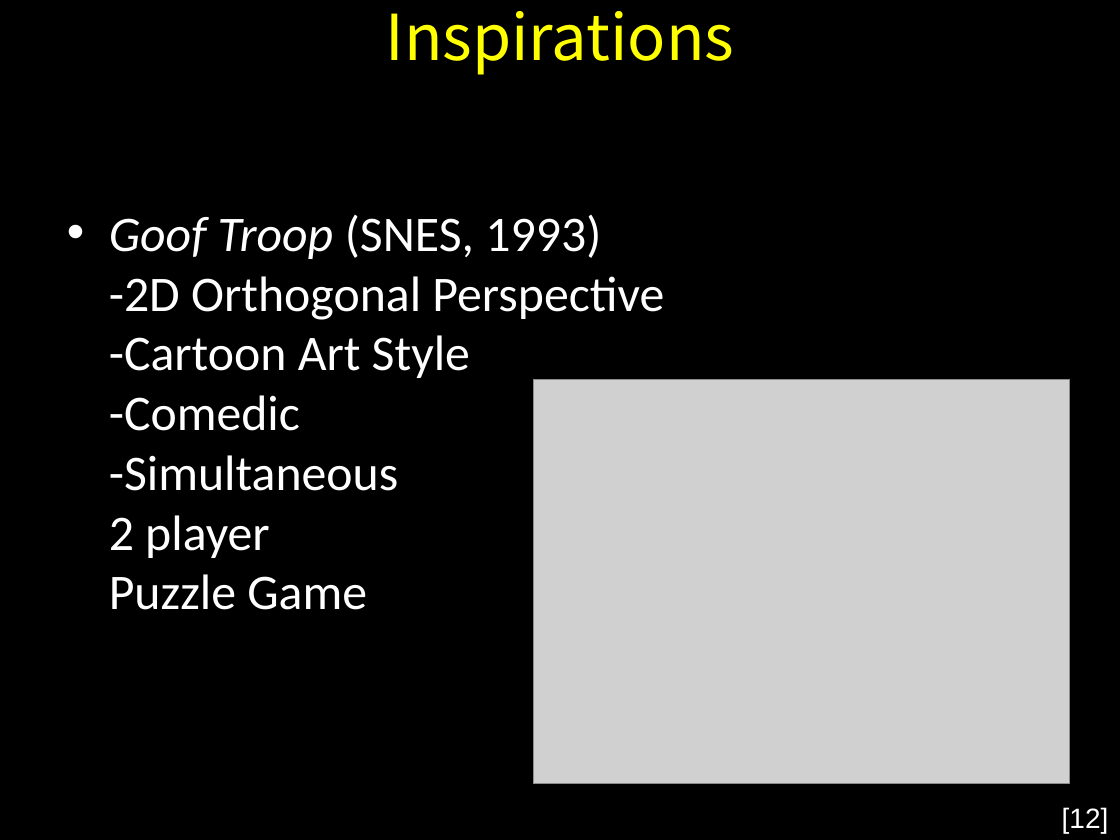
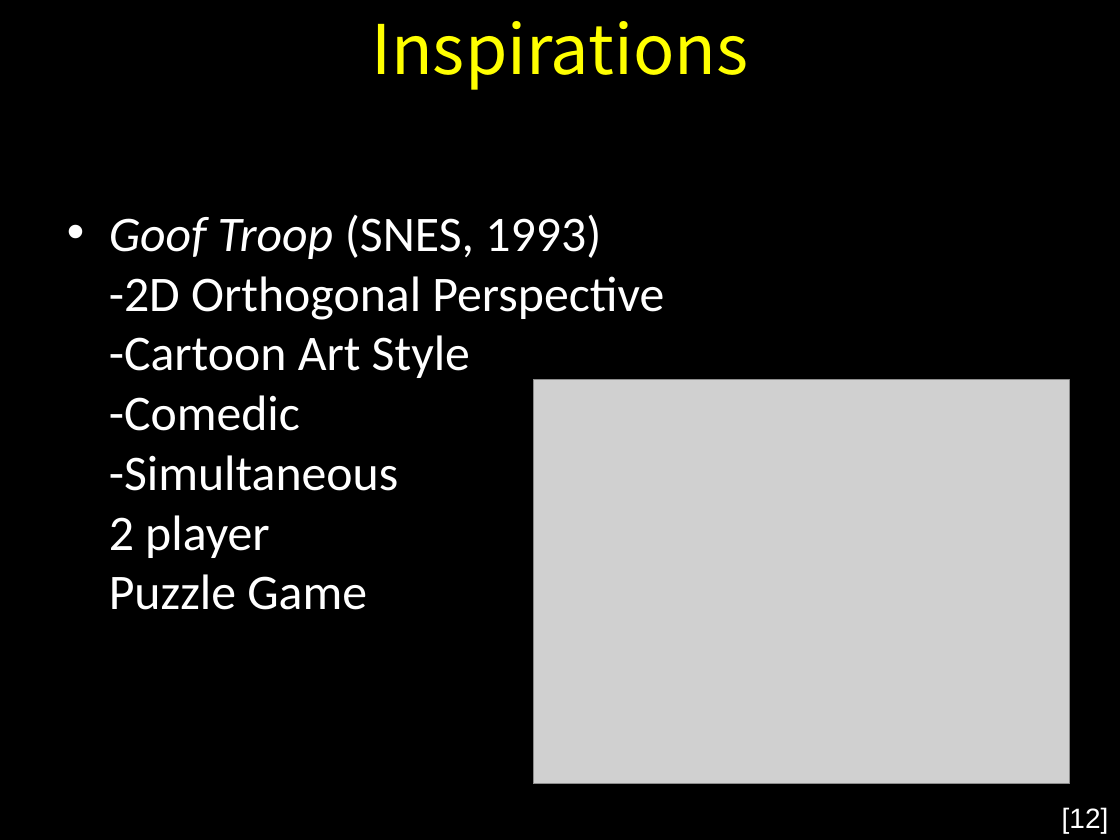
Before and after one commit to Endarire/UCICherubimDemo, a slide deck: slide 11 of Cherubim Game Pitch 10 30 18 (Greg Campbell).ppt. Drawn at 1120x840 pixels with LibreOffice and Linux fonts; fonts in the diff are those of the drawing; grey boxes stand for pictures. Boxes give left, top, right and bottom in pixels: in the first picture for what was removed or moved away, otherwise in the second. Text is boxed around its words. In the diff, an @@ line names an element or a change of style, - is before the commit and + after.

```diff
--- a/Cherubim Game Pitch 10 30 18 (Greg Campbell).ppt
+++ b/Cherubim Game Pitch 10 30 18 (Greg Campbell).ppt
@@ text "Inspirations" at box(371, 21, 748, 90): size 40.7 to 44 pt; line spacing 0.9 to 1 @@
```
Also in this commit, not shown: 19 other slides changed, 2 slides added.
